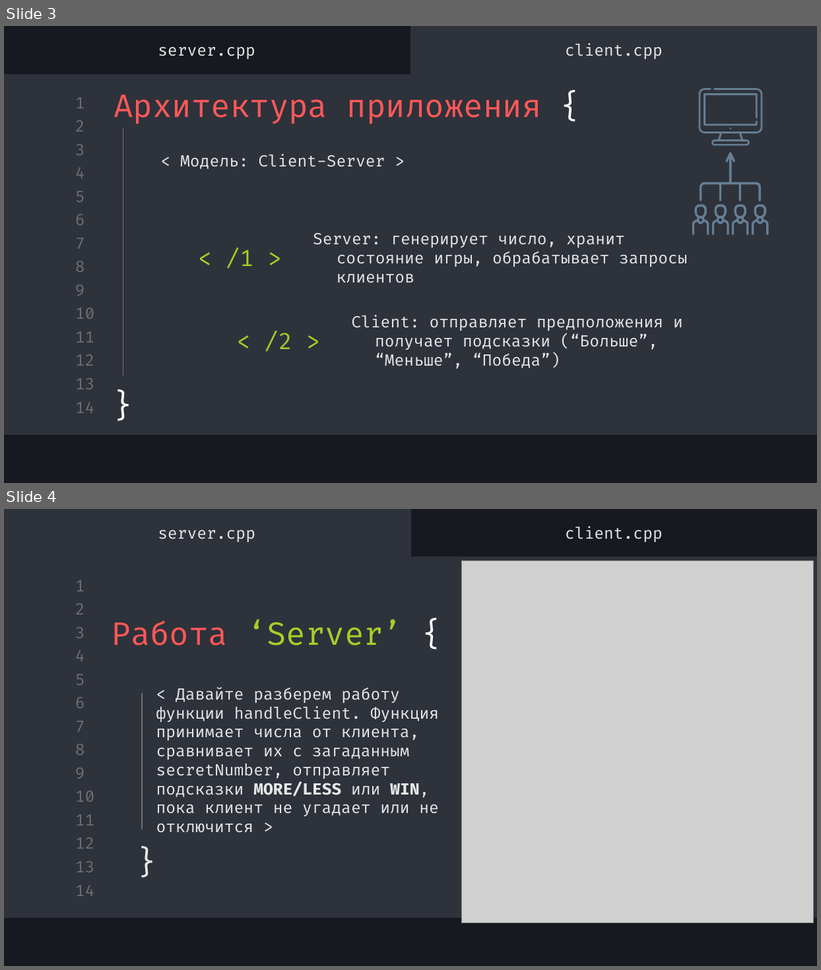
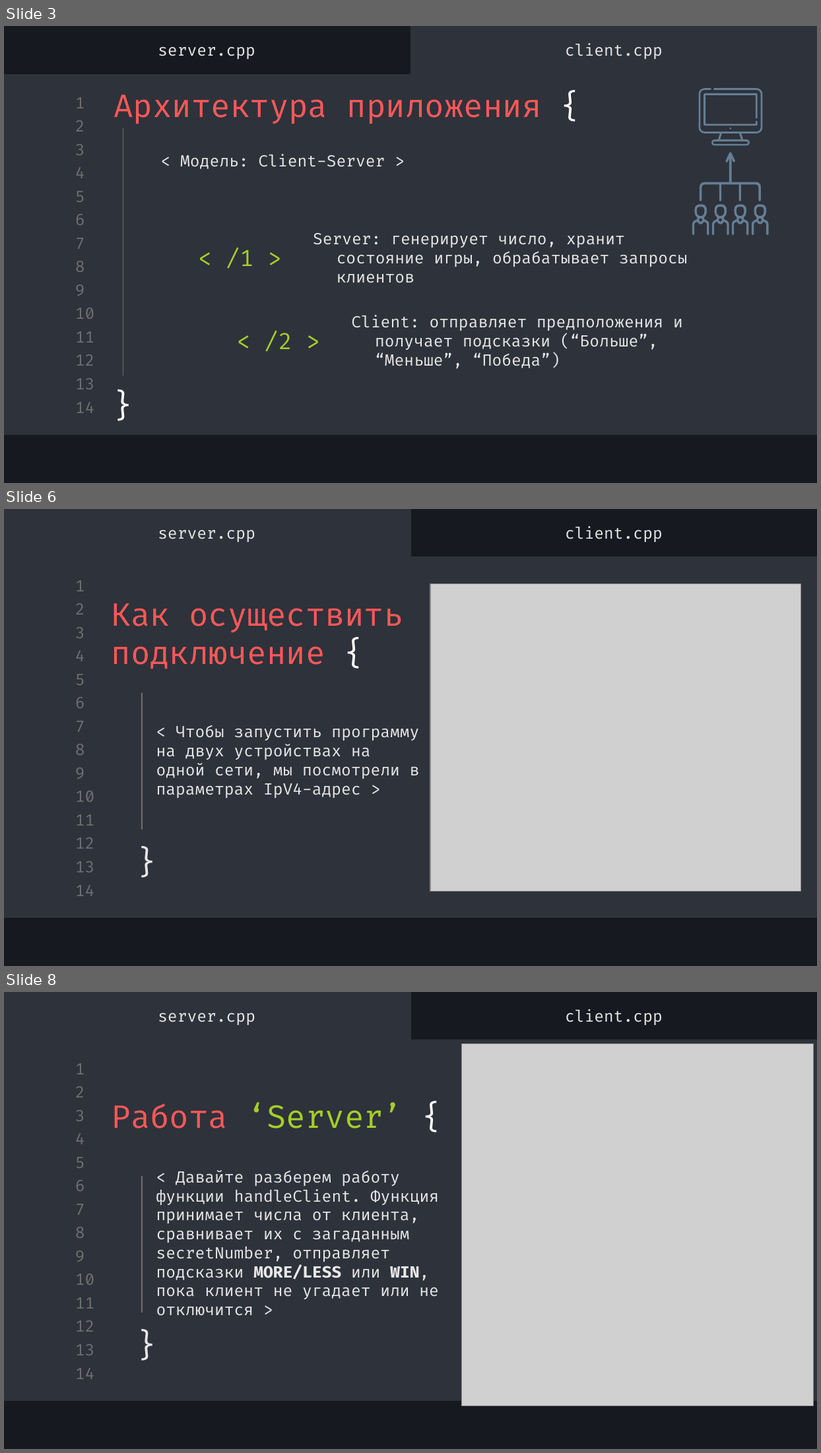
Before and after one commit to Prosta-Olya/Project_GuessNumber, a slide deck: Проект Угадай число.pptx. Shown one above the other, each under a label of ours: slides 3 and 4 before the commit, slides 3, 6 and 8 after it; the slides between them are not shown. The pictures are 821x970 and 821x1453 pixels, drawn with LibreOffice and Linux fonts; fonts in the diff are those of the drawing; grey boxes stand for pictures. Boxes give left, top, right and bottom in pixels: in the first picture for what was removed or moved away, otherwise in the second. Text is boxed around its words. In the diff, an @@ line names an element or a change of style, - is before the commit and + after.

```diff
--- a/Проект Угадай число.pptx
+++ b/Проект Угадай число.pptx
@@ slide 6 added at (4, 509, 817, 966), background #16191F; not listed: 16 template elements that a slide beside it also shows @@
@@ subtitle added at (565, 526, 663, 542), 14 pt, text #E7E7E7 @@
+client.cpp
@@ subtitle added at (158, 530, 255, 542), 14 pt, text #E7E7E7 @@
+server.cpp
@@ picture added at (430, 584, 801, 891) @@
@@ title added at (112, 603, 403, 669), 28 pt, text #FF5858 @@
+Как осуществить подключение {
@@ line added from (142, 692) to (142, 829), #707070 0.75 pt @@
@@ subtitle added at (156, 725, 420, 798), 14 pt, text #E7E7E7 @@
+< Чтобы запустить программу на двух устройствах на одной сети, мы посмотрели в параметрах IpV4-адрес >
@@ text added at (129, 834, 174, 881), 28 pt, text #E7E7E7 @@
+}
@@ what was slide 4 is now slide 8 @@
```
Also in this commit, not shown: 3 other slides added.
